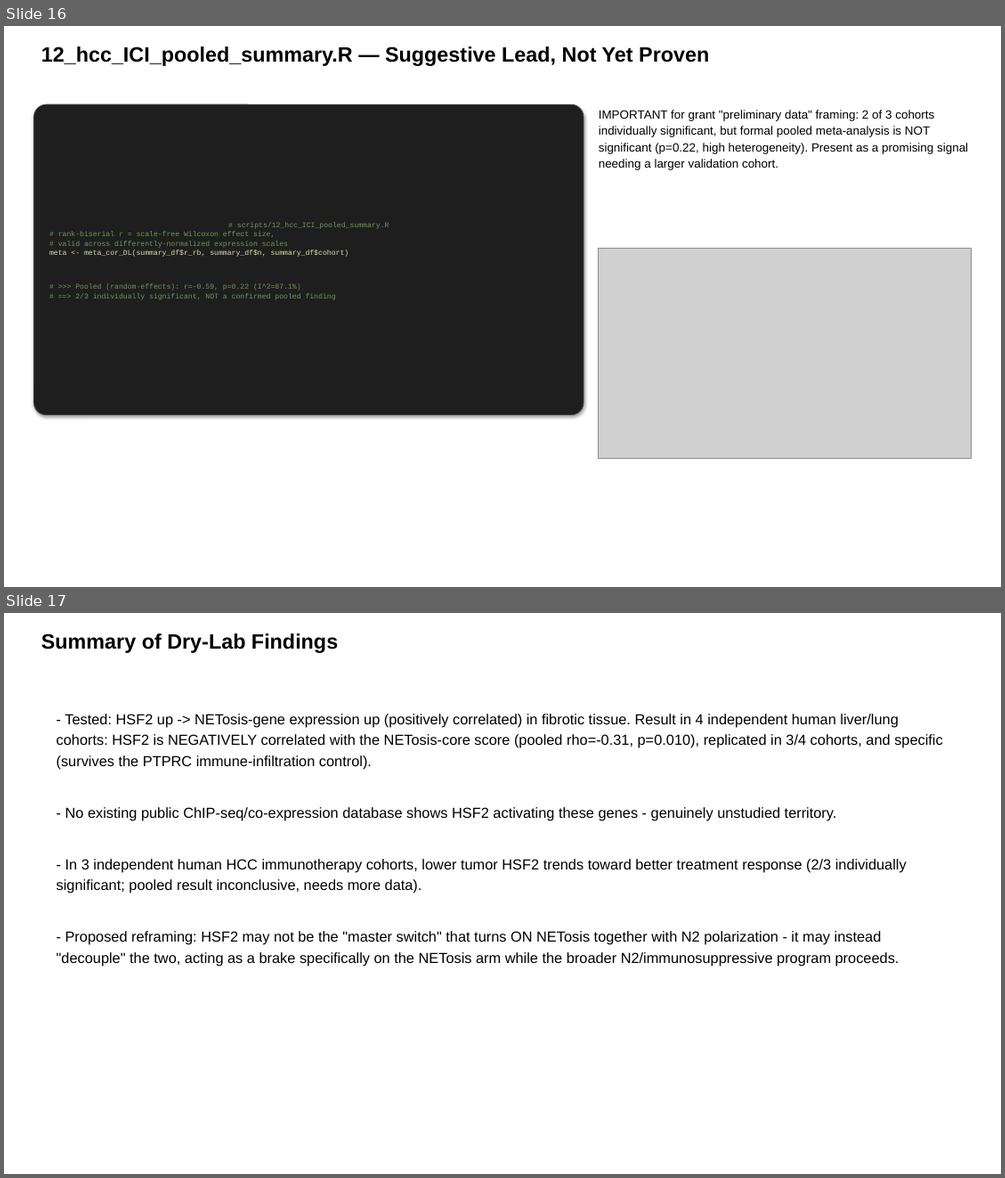
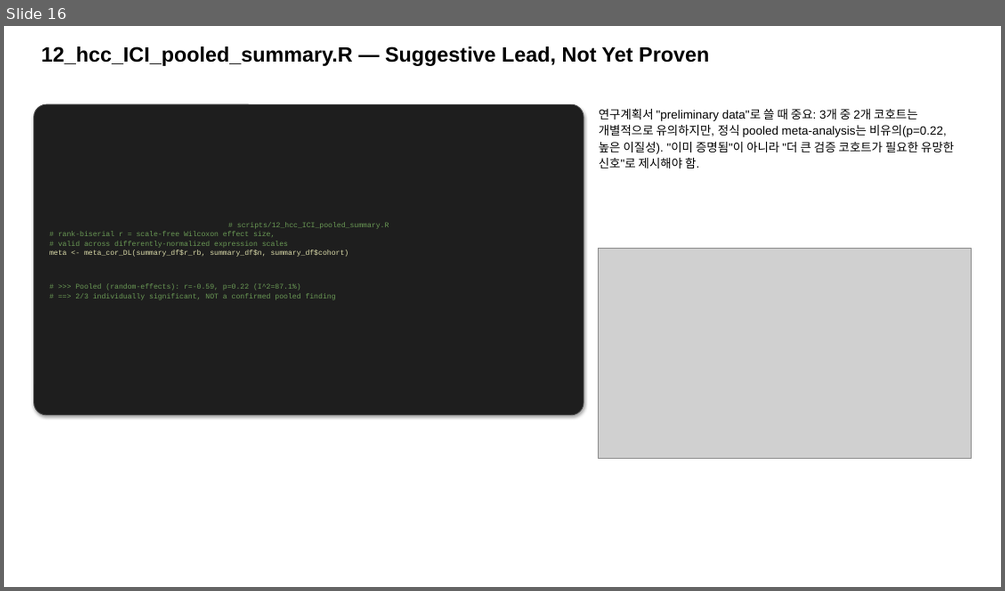
Before and after one commit to bioinform25/project2, a slide deck: presentation/dry_lab_summary.pptx. Shown one above the other, each under a label of ours: slides 16 and 17 before the commit, slide 16 after it. The pictures are 1005x1178 and 1005x591 pixels, drawn with LibreOffice and Linux fonts; fonts in the diff are those of the drawing; grey boxes stand for pictures. Boxes give left, top, right and bottom in pixels: in the first picture for what was removed or moved away, otherwise in the second. Text is boxed around its words. In the diff, an @@ line names an element or a change of style, - is before the commit and + after.

```diff
--- a/presentation/dry_lab_summary.pptx
+++ b/presentation/dry_lab_summary.pptx
@@ slide 17 removed at box(4, 613, 1001, 1174), background #FFFFFF @@
@@ text removed at box(41, 633, 338, 653) @@
-Summary of Dry-Lab Findings
@@ text removed at box(57, 714, 943, 966) @@
-- Tested: HSF2 up -> NETosis-gene expression up (positively correlated) in fibrotic tissue. Result in 4 independent human liver/lung cohorts: HSF2 is NEGATIVELY correlated with the NETosis-core score (pooled rho=-0.31, p=0.010), replicated in 3/4 cohorts, and specific (survives the PTPRC immune-infiltration control).
-- No existing public ChIP-seq/co-expression database shows HSF2 activating these genes - genuinely unstudied territory.
-- In 3 independent human HCC immunotherapy cohorts, lower tumor HSF2 trends toward better treatment response (2/3 individually significant; pooled result inconclusive, needs more data).
-- Proposed reframing: HSF2 may not be the "master switch" that turns ON NETosis together with N2 polarization - it may instead "decouple" the two, acting as a brake specifically on the NETosis arm while the broader N2/immunosuppressive program proceeds.
@@ slide 16 changed as well @@
@@ text at box(599, 108, 954, 168): text changed @@
-IMPORTANT for grant "preliminary data" framing: 2 of 3 cohorts individually significant, but formal pooled meta-analysis is NOT significant (p=0.22, high heterogeneity). Present as a promising signal needing a larger validation cohort.
+연구계획서 "preliminary data"로 쓸 때 중요: 3개 중 2개 코호트는 개별적으로 유의하지만, 정식 pooled meta-analysis는 비유의(p=0.22, 높은 이질성). "이미 증명됨"이 아니라 "더 큰 검증 코호트가 필요한 유망한 신호"로 제시해야 함.
```
Also in this commit, not shown: 17 other slides changed, 1 slide added, 1 other file.
